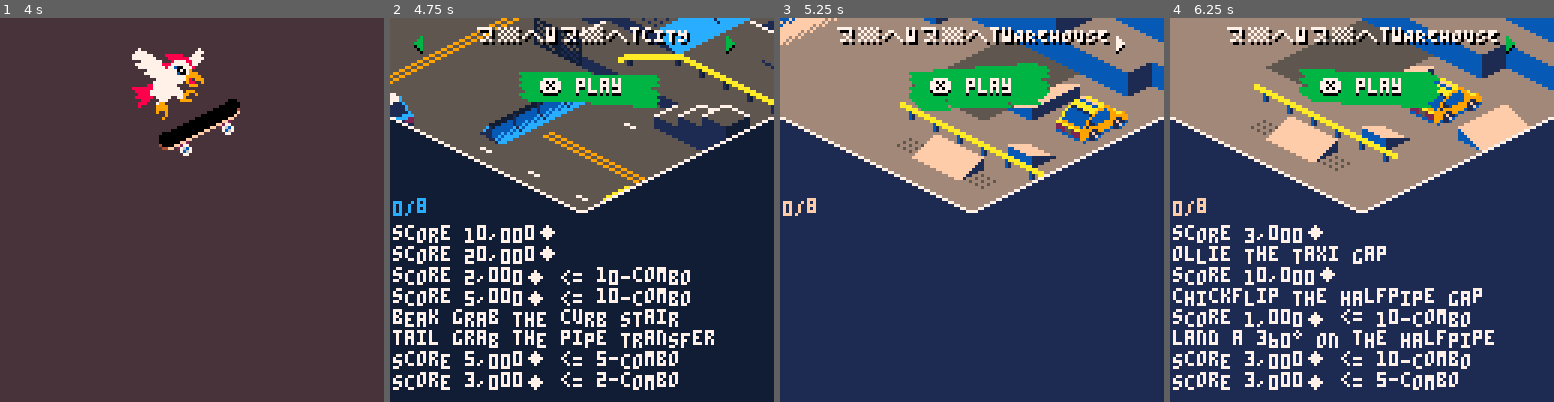
Above: before the commit, frames 1-4 (left to right).
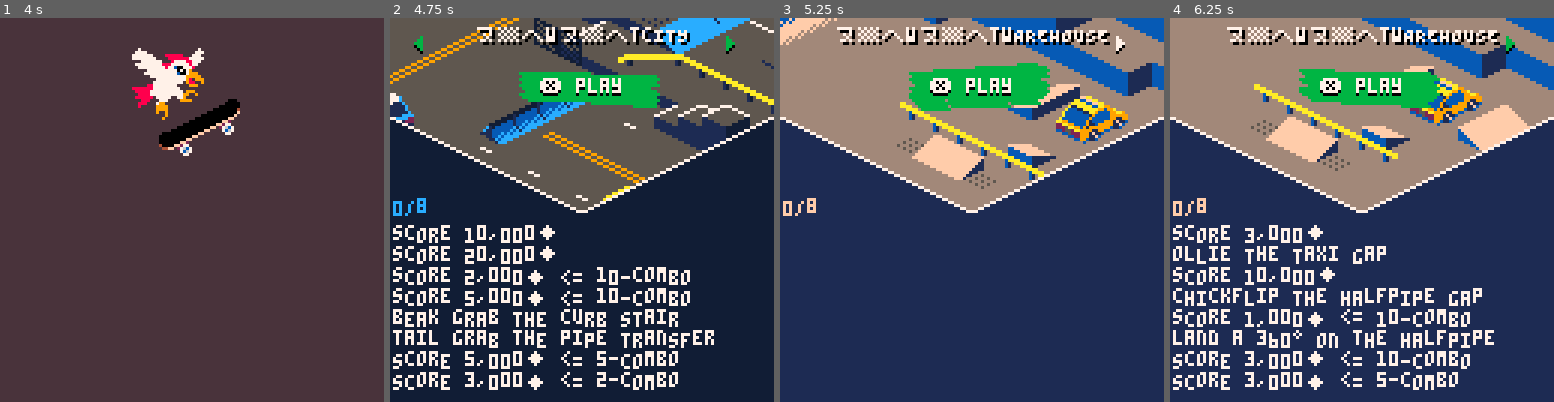
Above: after the commit, the same moments.

Repository: morganq/tinyhawk
Game: PICO-8 cartridge tinyhawk-min.p8
The game is run twice, just before and just after one commit, with the same random seed, the same clock (stepped at 60 frames per second) and the same inputs.
Inputs:
- Up to frame 1 (4 s): tap X (X key) at 0.33, 1.07, 1.85, 2.97 s; tap O (Z key) at 0.7, 1.7, 2.1, 2.5, 2.9, 3.3, 3.7 s; hold Right 1.6-2.1 s; hold Up 2.15-2.42 s; hold Right 2.47-3.03 s; hold Left 3.08-3.58 s; hold Down 3.63-3.97 s
- Up to frame 2 (4.75 s): hold Right 4.02-4.68 s; tap X (X key) at 4.08 s; tap O (Z key) at 4.1, 4.5 s; hold Up from 4.73 s (still down)
- Up to frame 3 (5.25 s): tap O (Z key) at 4.9 s; release Up at 5.03 s; hold Left from 5.08 s (still down); tap X (X key) at 5.2 s
- Up to frame 4 (6.25 s): tap O (Z key) at 5.3, 5.7, 6.1 s; release Left at 5.68 s; hold Down 5.73-6.03 s; hold Right from 6.08 s (still down)

Frame 1 is identical in both runs. In frame 2, less than 0.1% of the frame differs, in the area x 96-100%, y 0-4%; in frame 3, 1.6%; in frame 4, 3.1%, in the area x 25-69%, y 0-18%.

Commit message:
candidate

Diff:
--- a/editor.lua
+++ b/editor.lua
@@ -1,6 +1,6 @@
-CLEVEL = 1
-CLEVELS = "/1,2,3,5,140,15,7,8,9,10,139,12,140,14,134,0/wAREHOUSE/-1.5,2,-5.5:"
---CLEVELS = "/129,2,3,1,1,12,7,8,9,10,139,12,140,14,5,0/cITY/-7,0,4:"
+CLEVEL = 2
+--CLEVELS = "/1,2,3,5,140,15,7,8,9,10,139,12,140,14,134,0/wAREHOUSE/-1.5,2,-5.5:"
+CLEVELS = "/129,2,3,1,1,12,7,8,9,10,139,12,140,14,5,0/cITY/-7,0,4:"
 --CLEVELS = "/130,2,3,5,133,15,7,8,9,10,139,12,133,14,134,0/sCHOOL/-15,2,16:"
 
 --TODO: model data as strings
@@ -154,7 +154,7 @@
     for ent in all(all_entities) do
         if ent.cell and ent.cell.special then
             local p = v2p(ent.center)
-            print(ent.cell.special, p[1] - 1, p[2] - 3, 2, 10)
+            --print(ent.cell.special, p[1] - 1, p[2] - 3, 2, 10)
         end
     end
 
@@ -187,7 +187,7 @@
     --print(stat(0), 1, 100, 11)
     --draw_inputs(2, 2)
     --draw_combo()
-    print(tile_special, 120, 2, 10)
+    --print(tile_special, 120, 2, 10)
     --pal(split"1,2,3,5,140,15,7,8,9,10,139,12,140,14,134,0",1)
     --pal(split"129,2,3,1,1,12,7,8,9,10,11,12,140,14,5,0",1)
     pal(split(LEVEL_PALETTE),1)
--- a/tinyhawk-min.p8
+++ b/tinyhawk-min.p8
@@ -61,18 +61,18 @@
 floor9/106/106/0/empty_volumes/f/f//t
 floor10/122/122/0/empty_volumes/f/f//t
 floor11/112/112/0/empty_volumes/f/f//t]]for n in all(split(tiles_str,"\n"))do add(tiles,parse_tile(n))end input_list={}trick_inputs={}tricks={}tricks_str=split([[chickflip/⬅️🅾️/8/100/f/f/0,0,360//
-hospital flip/⬅️⬇️🅾️/12/250/f/f/0,0,180;0,180,0//
-underflip/➡️⬇️🅾️/12/250/f/f/90,0,0;270,0,360//
+hospital flip/⬅️⬇️🅾️/12/300/f/f/0,0,180;0,180,0//
+underflip/➡️⬇️🅾️/12/300/f/f/90,0,0;270,0,360//
 heelflap/➡️🅾️/12/150/f/f/0,0,-360//
 shuvit/⬆️🅾️/6/100/f/f/-180,0,0//
 360 shuv/⬆️⬇️🅾️/11/250/f/f/-360,0,0//
-tre flip/⬇️🅾️/15/200/f/f/-360,0,360//
-beak grab/⬆️⬆️🅾️/15/300/f/f//0,45,0/209
-rocket air/⬆️⬆️⬆️🅾️/25/300/f/f//0,15,0/199
-tail grab/⬇️⬇️🅾️/15/300/f/f//0,-45,0/210
-crossbone/➡️➡️🅾️/13/270/f/f//45,0,0/225
-judo air/⬅️⬅️🅾️/15/300/f/f//-45,0,0/224
-chickflip cancel/⬅️➡️🅾️/20/300/f/f/0,0,270;0,0,-270//
+tre flip/⬇️🅾️/13/200/f/f/-360,0,360//
+beak grab/⬆️⬆️🅾️/15/330/f/f//0,45,0/209
+rocket air/⬆️⬆️⬆️🅾️/25/650/f/f//0,15,0/199
+tail grab/⬇️⬇️🅾️/15/310/f/f//0,-45,0/210
+crossbone/➡️➡️🅾️/13/300/f/f//45,0,0/225
+judo air/⬅️⬅️🅾️/16/400/f/f//-45,0,0/224
+chickflip cancel/⬅️➡️🅾️/20/500/f/f/0,0,270;0,0,-270//
 ufo bird/⬅️⬆️➡️🅾️/31/1200/f/f/720,0,0//228
 egg/⬅️⬇️➡️⬆️🅾️/35/1200/f/f/0,0,0//229
 grind///100/t/f//90,0,0/208
--- a/tricks.lua
+++ b/tricks.lua
@@ -3,32 +3,21 @@
 tricks = {}
 
 -- name / input / time / score / ?grind / ?manual / *spins / holdspin / anim
--- buffalo
--- fried
--- roasted
--- piccata
--- kiev
--- alfredo
--- hot chicken
--- chicken parm
--- eggplant parm
--- cordon-bleu
--- egg jokes
 -- ⬅️➡️⬆️⬇️🅾️❎
 tricks_str = split([[
 chickflip/⬅️🅾️/8/100/f/f/0,0,360//
-hospital flip/⬅️⬇️🅾️/12/250/f/f/0,0,180;0,180,0//
-underflip/➡️⬇️🅾️/12/250/f/f/90,0,0;270,0,360//
+hospital flip/⬅️⬇️🅾️/12/300/f/f/0,0,180;0,180,0//
+underflip/➡️⬇️🅾️/12/300/f/f/90,0,0;270,0,360//
 heelflap/➡️🅾️/12/150/f/f/0,0,-360//
 shuvit/⬆️🅾️/6/100/f/f/-180,0,0//
 360 shuv/⬆️⬇️🅾️/11/250/f/f/-360,0,0//
-tre flip/⬇️🅾️/15/200/f/f/-360,0,360//
-beak grab/⬆️⬆️🅾️/15/300/f/f//0,45,0/209
-rocket air/⬆️⬆️⬆️🅾️/25/300/f/f//0,15,0/199
-tail grab/⬇️⬇️🅾️/15/300/f/f//0,-45,0/210
-crossbone/➡️➡️🅾️/13/270/f/f//45,0,0/225
-judo air/⬅️⬅️🅾️/15/300/f/f//-45,0,0/224
-chickflip cancel/⬅️➡️🅾️/20/300/f/f/0,0,270;0,0,-270//
+tre flip/⬇️🅾️/13/200/f/f/-360,0,360//
+beak grab/⬆️⬆️🅾️/15/330/f/f//0,45,0/209
+rocket air/⬆️⬆️⬆️🅾️/25/650/f/f//0,15,0/199
+tail grab/⬇️⬇️🅾️/15/310/f/f//0,-45,0/210
+crossbone/➡️➡️🅾️/13/300/f/f//45,0,0/225
+judo air/⬅️⬅️🅾️/16/400/f/f//-45,0,0/224
+chickflip cancel/⬅️➡️🅾️/20/500/f/f/0,0,270;0,0,-270//
 ufo bird/⬅️⬆️➡️🅾️/31/1200/f/f/720,0,0//228
 egg/⬅️⬇️➡️⬆️🅾️/35/1200/f/f/0,0,0//229
 grind///100/t/f//90,0,0/208
Not shown, changed: 23 lines of the sprite sheet (__gfx__) section of tinyhawk-min.p8
Not shown, changed: 23 lines of the sprite sheet (__gfx__) section of tinyhawk.p8
Not shown, changed: .gitignore
Not shown, changed: minify.sh
